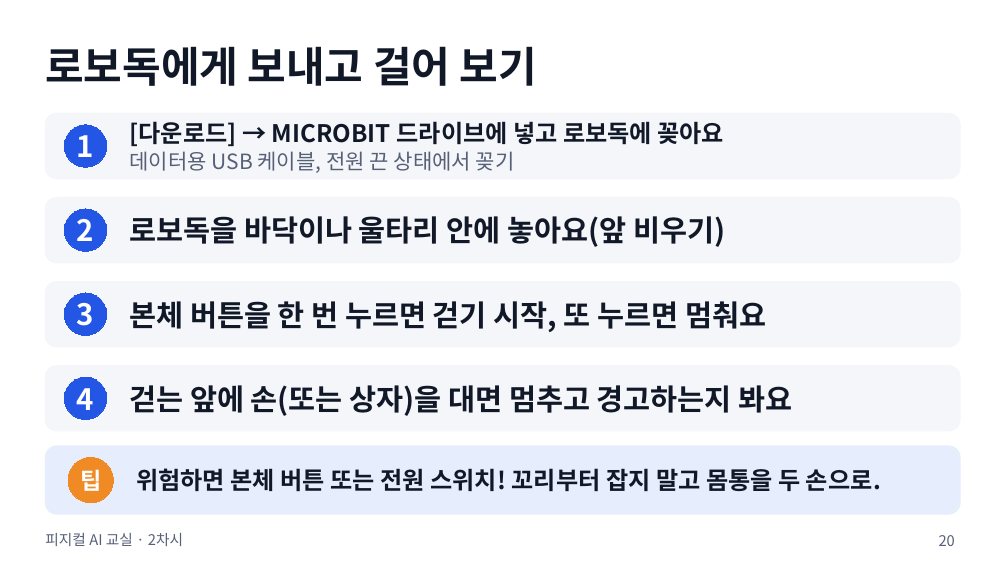
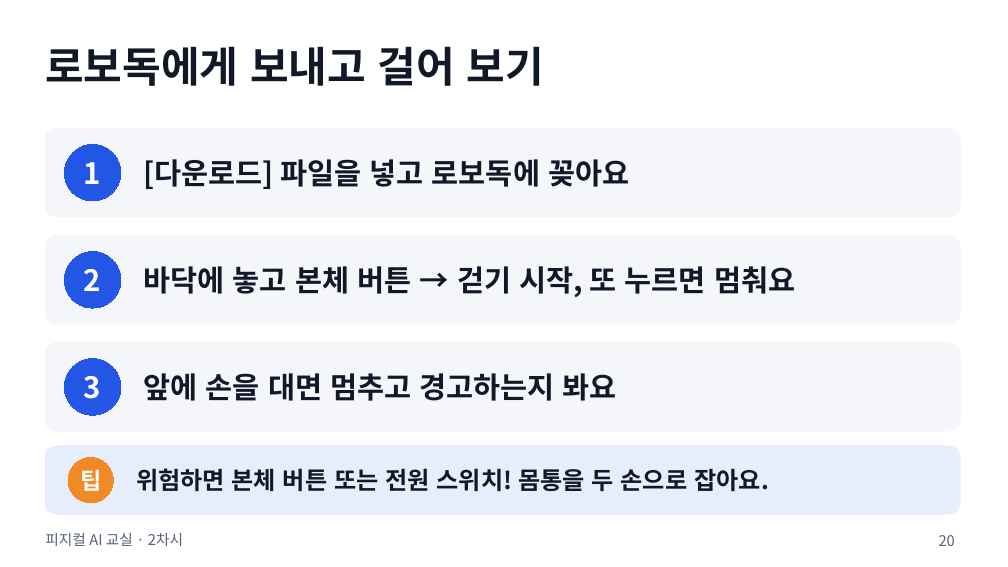
Before and after one commit to boundaryx01-uniquelife/microbit, a slide deck: slide 20 of materials/4차시_기본형/4차시_수업슬라이드.pptx. Drawn at 1008x567 pixels with LibreOffice and Linux fonts; fonts in the diff are those of the drawing. Boxes give left, top, right and bottom in pixels: in the first picture for what was removed or moved away, otherwise in the second. Text is boxed around its words. In the diff, an @@ line names an element or a change of style, - is before the commit and + after.

```diff
--- a/materials/4차시_기본형/4차시_수업슬라이드.pptx
+++ b/materials/4차시_기본형/4차시_수업슬라이드.pptx
@@ rounded rectangle: place and size @@
-rounded rectangle at (45, 113, 960, 178)
+rounded rectangle at (45, 129, 960, 217)
@@ ellipse "1": place and size @@
-ellipse "1" at (64, 125, 107, 167)
+ellipse "1" at (64, 144, 121, 201)
@@ text at (144, 159, 629, 189): text changed; size 23 to 28 pt @@
-[다운로드] → MICROBIT 드라이브에 넣고 로보독에 꽂아요
-데이터용 USB 케이블, 전원 끈 상태에서 꽂기
+[다운로드] 파일을 넣고 로보독에 꽂아요
@@ rounded rectangle removed at (45, 197, 960, 262) @@
@@ proportions changed in 3 elements at (45, 343, 960, 431), (45, 129, 960, 217), (45, 236, 960, 324) @@
@@ rounded rectangle: place and size @@
-rounded rectangle at (45, 282, 960, 347)
+rounded rectangle at (45, 236, 960, 324)
@@ text removed at (129, 216, 725, 247) @@
-로보독을 바닥이나 울타리 안에 놓아요(앞 비우기)
@@ ellipse "2": place and size @@
-ellipse "2" at (64, 209, 107, 251)
+ellipse "2" at (64, 252, 121, 309)
@@ text at (144, 266, 795, 297): text changed @@
-본체 버튼을 한 번 누르면 걷기 시작, 또 누르면 멈춰요
+바닥에 놓고 본체 버튼 → 걷기 시작, 또 누르면 멈춰요
@@ rounded rectangle: place and size @@
-rounded rectangle at (45, 366, 960, 431)
+rounded rectangle at (45, 343, 960, 431)
@@ ellipse "3": place and size @@
-ellipse "3" at (64, 293, 107, 336)
+ellipse "3" at (64, 358, 121, 415)
@@ ellipse removed at (64, 377, 107, 420) @@
-4
@@ text at (144, 373, 617, 401): text changed @@
-걷는 앞에 손(또는 상자)을 대면 멈추고 경고하는지 봐요
+앞에 손을 대면 멈추고 경고하는지 봐요
@@ text at (136, 468, 769, 491): text changed @@
-위험하면 본체 버튼 또는 전원 스위치! 꼬리부터 잡지 말고 몸통을 두 손으로.
+위험하면 본체 버튼 또는 전원 스위치! 몸통을 두 손으로 잡아요.
```
Also in this commit, not shown: 13 other slides changed, 2 slides added, 23 other files.
